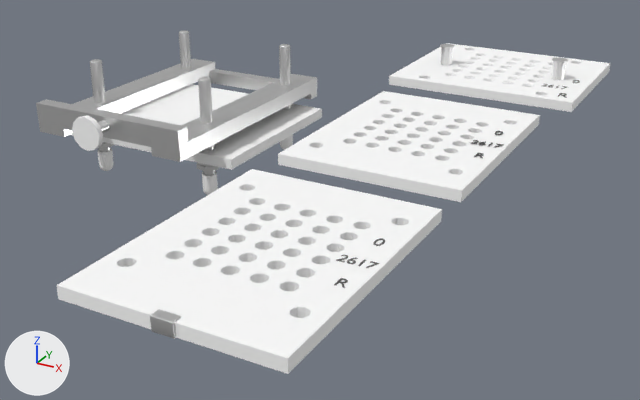
Before and after pictures for a commit that changed the glTF model assets/Kapselfuellgeraet.gltf.
Both versions are drawn from a camera (50 mm lens) standing at (0.327, -0.429, 0.166) and looking at (0.098, -0.011, -0.042). Every picture has the same lights, and +X, +Y and +Z are marked at lower left. Where no turn or scale is listed for an object, it has been applied to the vertices. Vertices at the same position are counted once.

Before the edit, the objects in view are built like this:
```python
me_kappe_001 = bpy.data.meshes.new('Kappe.001')
me_kappe_001.from_pydata(...)  # 200 vertices, 396 faces; spans x -0.005..0.005, y -0.0025..0.0025, z 0.0..0.00679
me_kappe_001.materials.append(mat_metal)  # white #e7e7e7
me_lochplatte_c = bpy.data.meshes.new('Lochplatte_C')
me_lochplatte_c.from_pydata(...)  # 3442 vertices, 7016 faces; spans x -0.0505..0.0505, y -0.0698..0.0652, z -0.003..0.003
me_lochplatte_c.materials.append(mat_plastic)  # white #ffffff
me_schraube_001 = bpy.data.meshes.new('Schraube.001')
me_schraube_001.from_pydata(...)  # 229 vertices, 440 faces; spans x -0.0096..0.0096, y 0.0..0.0267, z -0.0096..0.0096
# faces by material slot: [332, 108]
me_schraube_001.materials.append(mat_plastic_black)  # white #ffffff
me_schraube_001.materials.append(mat_metal)  # white #e7e7e7
ob_kappe = bpy.data.objects.new('Kappe', me_kappe_001)
ob_kappe.location = (0.1494, -0.2181, -0.0034)
ob_lochplatte_c = bpy.data.objects.new('Lochplatte_C', me_lochplatte_c)
ob_lochplatte_c.location = (0.15, -0.15, 0.0)
ob_schraube_001 = bpy.data.objects.new('Schraube.001', me_schraube_001)
ob_schraube_001.location = (-0.0004, -0.0939, 0.0073)
# also in view: 'Stift004.001' at (-0.039, -0.039, -0.005); 'Stift003.001' at (0.04, -0.039, -0.005); 'Stift002.001' at (0.04, 0.048, -0.005); 'Lochplatte_A' at (0.15, 0.154, 0.0); 'Lochplatte_B' at (0.15, 0.004, 0.0)
```
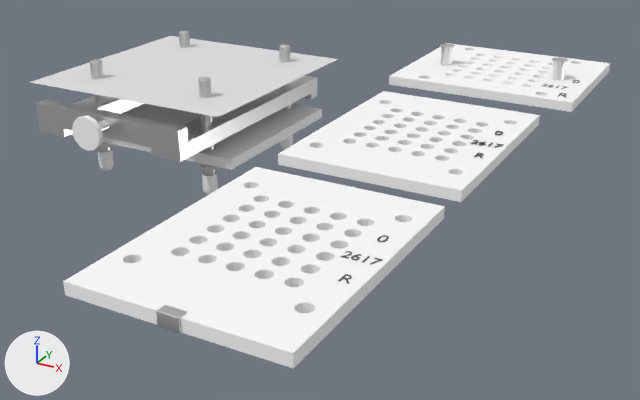
Edits to the bpy script that builds the scene:
```text
Change me_lochplatte_c:
    where me_lochplatte_c.from_pydata(...)  # 3442 vertices, 7016 faces; spans x -0.0505..0.0505, y -0.0698..0.0652, z -0.003..0.003
    used by ob_lochplatte_c; location = (0.15, -0.15, 0.0)
    me_lochplatte_c part 1: the whole mesh is moved by (0.0, 0.0035, 0.0)
Add me_plane:
    me_plane.from_pydata([(-1.0, 0.0, 0.0), (1.0, 0.0, 0.0), (1.0, 1.0, 0.0), (-1.0, 1.0, 0.0), (-1.0, -1.0, 0.0), (1.0, -1.0, 0.0)], [], [(0, 1, 2), (0, 2, 3), (4, 5, 1), (4, 1, 0)])
Change ob_kappe:
    ob_kappe.location: (0.1494, -0.2181, -0.0034) -> (0.1494, -0.2146, -0.0034)
Add ob_plane:
    ob_plane = bpy.data.objects.new('Plane', me_plane)
    ob_plane.location = (0.0, 0.0009, 0.0197)
    ob_plane.scale = (-0.0675, -0.0675, -0.0675)
```

Pixel boxes (x1, y1, x2, y2) of what changed, in the pictures (640 x 400 px):
'Lochplatte_C', mesh moved
    before: (57, 169, 442, 374)
    after: (63, 167, 445, 369)
'Plane', added
    after: (30, 36, 338, 117)
'Kappe', moved
    before: (150, 309, 181, 339)
    after: (156, 305, 187, 334)
